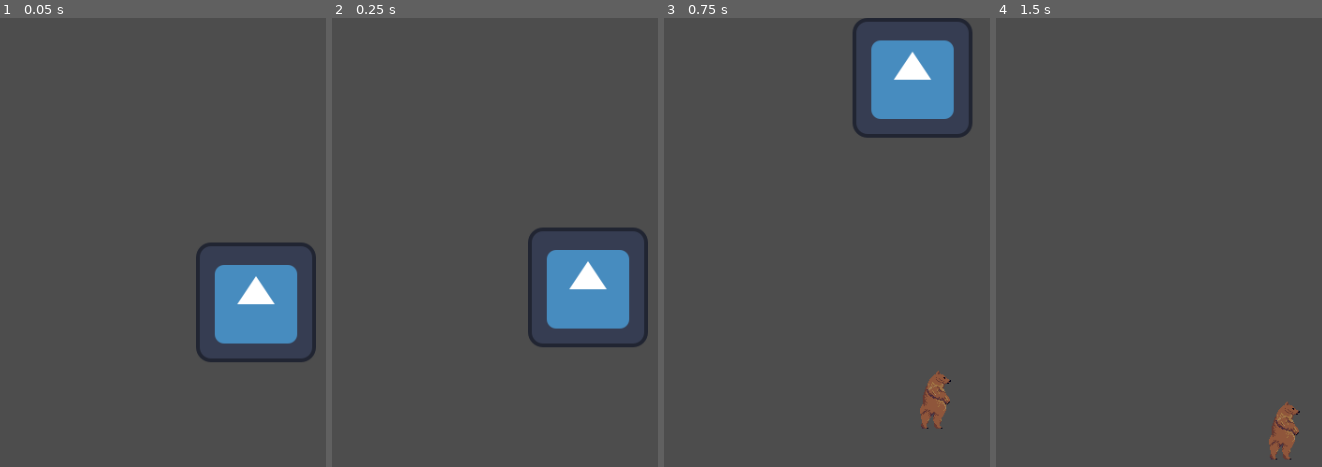
Above: before the commit, frames 1-4 (left to right).
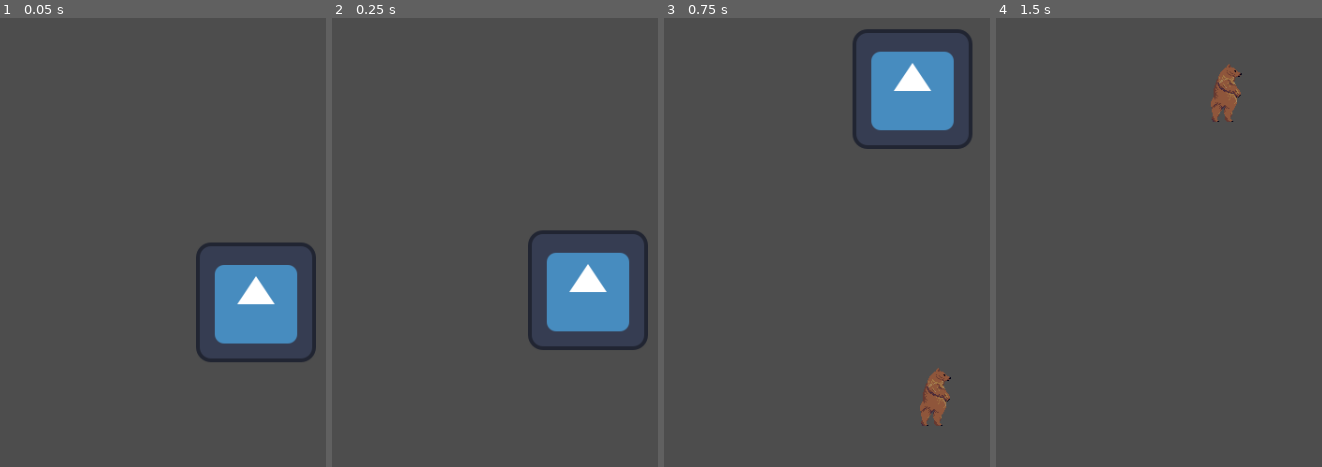
Above: after the commit, the same moments.

Repository: WinterAtne/Cancer_Bear
Game: Godot game, scene res://scenes/main.tscn
The game is run twice, just before and just after one commit, with the same random seed, the same clock (stepped at 60 frames per second) and the same inputs. The engine's default icon, where the game draws it, is replaced by a stand-in: a white triangle on a blue panel in a dark square.
Inputs:
- Up to frame 1 (0.05 s): no input
- Up to frame 2 (0.25 s): no input
- Up to frame 3 (0.75 s): hold D (right) from 0.53 s (still down); tap 1 (spell_1) at 0.6 s
- Up to frame 4 (1.5 s): release D (right) at 1.28 s; hold A (left) from 1.28 s (still down); tap 2 (spell_2) at 1.35 s

Frame 1 is identical in both runs. In frame 2, 1.3% of the frame differs, in the area x 60-97%, y 46-74%; in frame 3, 3.6%, in the area x 57-95%, y 0-92%; in frame 4, 1.5%.

Commit message:
Player signleton is now accessed where it should be

Diff:
--- a/autoloads/player_data.gd
+++ b/autoloads/player_data.gd
@@ -8,3 +8,11 @@
 		return
 
 	player_instance = player
+
+
+func pause_player(function : Callable) -> void:
+	PlayerData.player_instance.set_physics_process(false)
+	await get_tree().physics_frame
+	function.call()
+	await get_tree().physics_frame
+	player_instance.set_physics_process(true)
--- a/scenes/_debug/debug_level_0.tres
+++ b/scenes/_debug/debug_level_0.tres
@@ -6,4 +6,4 @@
 [resource]
 script = ExtResource("1_m8osx")
 scene = ExtResource("1_6jr84")
-player_position = Array[Vector3]([Vector3(0, 0, 0)])
+player_position = Array[Vector2]([Vector2(0, 0)])
--- a/scenes/_debug/debug_level_1.tres
+++ b/scenes/_debug/debug_level_1.tres
@@ -6,4 +6,4 @@
 [resource]
 script = ExtResource("1_ar0ks")
 scene = ExtResource("1_ojhd2")
-player_position = Array[Vector3]([Vector3(0, 0, 0)])
+player_position = Array[Vector2]([Vector2(50, 50)])
--- a/scenes/enemies/enemy.gd
+++ b/scenes/enemies/enemy.gd
@@ -4,7 +4,6 @@
 
 #Parameters
 var gravity : float = ProjectSettings.get_setting("physics/2d/default_gravity")
-@export var player : CharacterBody2D
 @onready var player_detector : RayCast2D = %PlayerDetector
 
 #State
@@ -58,13 +57,13 @@
 # State Controllers
 
 func detect_player():
-	player_detector.look_at(player.global_position)
+	player_detector.look_at(PlayerData.player_instance.global_position)
 	if (absf(player_detector.rotation) > enemy_definition.max_detection_angle and facing_right or
 		absf(player_detector.rotation) < enemy_definition.max_detection_angle and not facing_right):
 		return
 
 
-	if player_detector.get_collider() == player:
+	if player_detector.get_collider() == PlayerData.player_instance:
 		player_detected = true
 		print("player detected")
 
--- a/scenes/enemies/enemy.tscn
+++ b/scenes/enemies/enemy.tscn
@@ -5,10 +5,9 @@
 [ext_resource type="Resource" uid="uid://bkmwbs8lecvjl" path="res://scenes/enemies/default_enemy.tres" id="2_g013p"]
 [ext_resource type="PackedScene" uid="uid://b5y48km7qnkcy" path="res://scenes/damage_system/hit_box.tscn" id="3_g5od6"]
 
-[node name="Enemy" type="CharacterBody2D" node_paths=PackedStringArray("player")]
+[node name="Enemy" type="CharacterBody2D"]
 script = ExtResource("1_s1jfs")
 enemy_definition = ExtResource("2_g013p")
-player = NodePath(".")
 
 [node name="Sprite2D" type="Sprite2D" parent="."]
 texture = ExtResource("2_eoshw")
--- a/scenes/levels/level_definition.gd
+++ b/scenes/levels/level_definition.gd
@@ -2,4 +2,4 @@
 class_name Level
 
 @export var scene : PackedScene
-@export var player_position : Array[Vector3] = [Vector3.ZERO]
+@export var player_position : Array[Vector2] = []
--- a/scenes/levels/level_manager.gd
+++ b/scenes/levels/level_manager.gd
@@ -7,6 +7,12 @@
 
 func _ready():
 	start_level(0)
+
+	for n in 80:
+		await get_tree().process_frame
+
+
+	start_level(1)
 
 
 func restart_level():
@@ -23,5 +29,8 @@
 	current_level = levels[current_level_index].scene.instantiate()
 	add_child(current_level)
 
-	#Set player position to player position
-	#Depending on the door we entered through
+	PlayerData.pause_player(
+		func () -> void:
+			PlayerData.player_instance.position = levels[current_level_index].player_position[0]
+
+	)
--- a/scenes/levels/level_manager.tscn
+++ b/scenes/levels/level_manager.tscn
@@ -1,6 +1,9 @@
-[gd_scene load_steps=2 format=3 uid="uid://cygmmjo6j1rwl"]
+[gd_scene load_steps=4 format=3 uid="uid://cygmmjo6j1rwl"]
 
 [ext_resource type="Script" path="res://scenes/levels/level_manager.gd" id="1_48uvl"]
+[ext_resource type="Resource" uid="uid://cm4h1qf2meiuo" path="res://scenes/_debug/debug_level_0.tres" id="2_7ulu4"]
+[ext_resource type="Resource" uid="uid://uqojdx42lmha" path="res://scenes/_debug/debug_level_1.tres" id="3_vev5x"]
 
 [node name="LevelManager" type="Node2D"]
 script = ExtResource("1_48uvl")
+levels = Array[Object]([ExtResource("2_7ulu4"), ExtResource("3_vev5x")])
--- a/scenes/main.tscn
+++ b/scenes/main.tscn
@@ -1,13 +1,10 @@
-[gd_scene load_steps=5 format=3 uid="uid://o7exvb45hpdj"]
+[gd_scene load_steps=3 format=3 uid="uid://o7exvb45hpdj"]
 
 [ext_resource type="PackedScene" uid="uid://dftgjy2uuutmn" path="res://scenes/player/player.tscn" id="1_seepl"]
 [ext_resource type="PackedScene" uid="uid://cygmmjo6j1rwl" path="res://scenes/levels/level_manager.tscn" id="2_ecqj0"]
-[ext_resource type="Resource" uid="uid://cm4h1qf2meiuo" path="res://scenes/_debug/debug_level_0.tres" id="3_du6xu"]
-[ext_resource type="Resource" uid="uid://uqojdx42lmha" path="res://scenes/_debug/debug_level_1.tres" id="4_urnvp"]
 
 [node name="Main" type="Node2D"]
 
 [node name="Player" parent="." instance=ExtResource("1_seepl")]
 
 [node name="LevelManager" parent="." instance=ExtResource("2_ecqj0")]
-levels = Array[Resource("res://scenes/levels/level_definition.gd")]([ExtResource("3_du6xu"), ExtResource("4_urnvp")])
